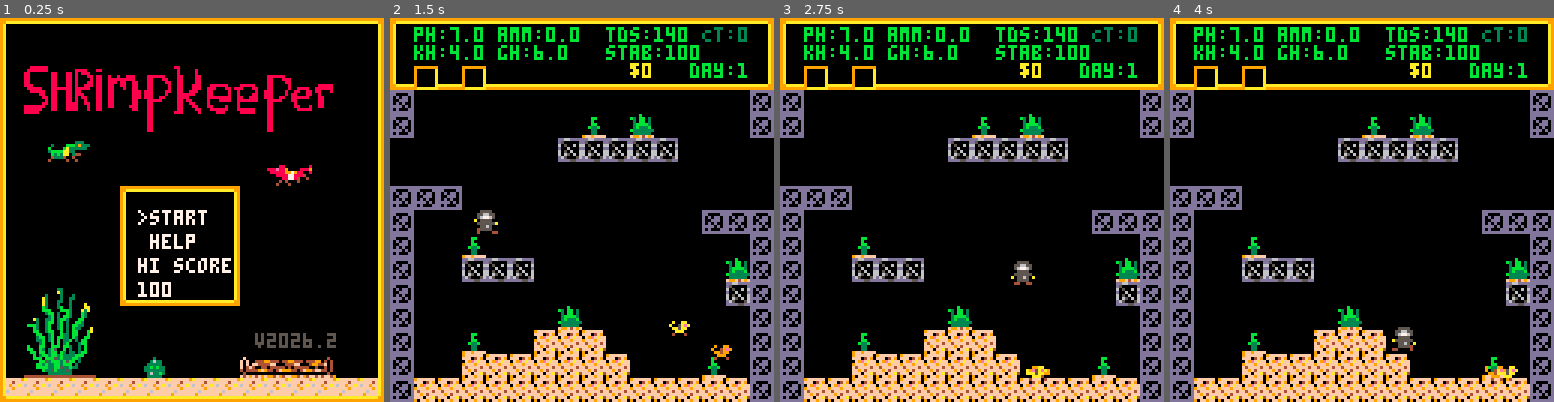
Above: before the commit, frames 1-4 (left to right).
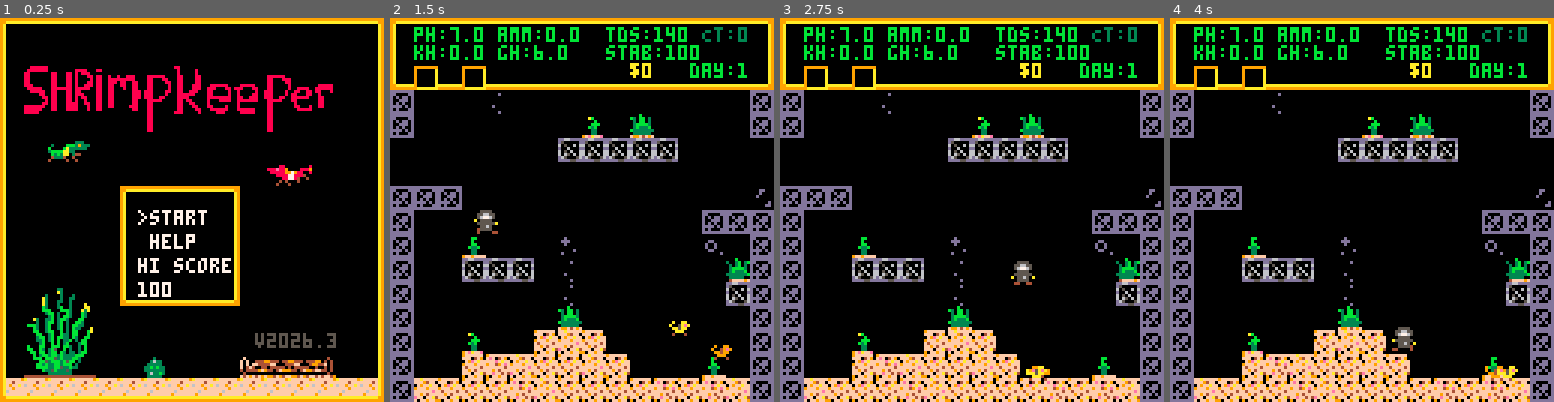
Above: after the commit, the same moments.

Repository: zvxr/shrimpkeeper
Game: PICO-8 cartridge shrimpkeeper.p8
The game is run twice, just before and just after one commit, with the same random seed, the same clock (stepped at 60 frames per second) and the same inputs.
Inputs:
- Up to frame 1 (0.25 s): no input
- Up to frame 2 (1.5 s): tap X (X key) at 0.33, 1.07 s; tap O (Z key) at 0.7 s
- Up to frame 3 (2.75 s): hold Right 1.6-2.1 s; tap O (Z key) at 1.7, 2.1, 2.5 s; tap X (X key) at 1.85 s; hold Up 2.15-2.42 s; hold Right from 2.47 s (still down)
- Up to frame 4 (4 s): tap O (Z key) at 2.9, 3.3, 3.7 s; tap X (X key) at 2.97 s; release Right at 3.03 s; hold Left 3.08-3.58 s; hold Down 3.63-3.97 s

The runs differ from the first frame. In frame 1, less than 0.1% of the frame differs, in the area x 85-88%, y 83-86%; in frame 2, 1.1%, in the area x 6-100%, y 7-100%; in frame 3, 1.1%; in frame 4, 1.1%.

Commit message:
clean-up algae, tds

Diff:
--- a/algae.lua
+++ b/algae.lua
@@ -11,7 +11,8 @@
 end
 
 function algae_bad(x,y)
-	return solid(x,y) or
+	return y<3 or
+		solid(x,y) or
 		(x==60 and y==5) or
 		(x==5 and y==4) or
 		(x==25 and y==4) or
--- a/physics.lua
+++ b/physics.lua
@@ -24,6 +24,9 @@
 			if abs(x) < a.w+a2.w and
 				abs(y) < a.h+a2.h then
 				if a.np!=nil or a2.np!=nil then
+					return false
+				end
+				if a.ap!=nil and a2.ap!=nil then
 					return false
 				end
 				if a.sa!=nil and a2.sa!=nil then
--- a/player.lua
+++ b/player.lua
@@ -35,7 +35,7 @@
 end
 
 function on_disc(a)
-	return disc_ok() and touch_tile(a,33,11)
+	return thr_ok() and touch_tile(a,33,11)
 end
 
 function on_cull(a)
--- a/shop.lua
+++ b/shop.lua
@@ -1,6 +1,6 @@
 function shop_cost()
 	if tank.sm==5 then
-		return tank.ss==1 and 1 or 40
+		return 10
 	end
 	if tank.sm==4 then
 		return tank.ss==1 and 3 or tank.ss==2 and 10 or 20
@@ -14,7 +14,7 @@
 	if tank.sm==2 then
 		return tank.ss==1 and 6 or tank.ss==2 and 24 or 12
 	end
-	return tank.ss==1 and 5 or tank.ss==2 and 10 or tank.ss==3 and 6 or tank.ss==4 and 16 or 30
+	return tank.ss==1 and 5 or tank.ss==2 and 10 or tank.ss==3 and 6 or tank.ss==4 and 8 or 16
 end
 
 function shrimp_price()
@@ -53,15 +53,9 @@
 	local c=shop_cost()
 	if tank.money<c then return end
 	if tank.sm==5 then
-		if tank.ss==1 then
-			if tank.i2>0 then return end
-			tank.i2=49
-		else
-			if tank.f5<1 then return end
-			if tank.i1>0 then return end
-			tank.i1=2
-			tank.f5-=1
-		end
+		if not ha or ha.sa==nil or ha.sa>=5 then return end
+		ha.sa+=1
+		shrimp_size(ha)
 	elseif tank.sm==6 then
 		if tank.ss==1 then
 			tank.gp+=1
@@ -107,15 +101,14 @@
 	elseif tank.ss<4 then
 		if tank.i2>0 then return end
 		tank.i2=48+tank.ss
+	elseif tank.ss<5 then
+		if tank.i2>0 then return end
+		tank.i2=tank.ss==4 and 208 or 48+tank.ss
 	else
-		if tank.ss==5 and tank.f1<1 then return end
 		if tank.i1>0 then return end
-		tank.i1=tank.ss-3
-		if tank.ss==5 then tank.f1-=1 end
-		if tank.i1==1 then
-			tank.i1p=rnd(1)
-			tank.i1b=rnd(1)<0.5
-		end
+		tank.i1=1
+		tank.i1p=rnd(1)
+		tank.i1b=rnd(1)<0.5
 	end
 	tank.money-=c
 	if tank.sm==6 then sfx(3) end
@@ -132,11 +125,18 @@
 			tank.sm=0
 		end
 		return
+	elseif tank.sm==5 then
+		if btnp(5) and ha and ha.sa!=nil and ha.sa<5 and tank.money>=10 then
+			buy_shop()
+		elseif btnp(4) then
+			tank.sm=0
+		end
+		return
 	end
 	if btnp(2) then
 		tank.ss=max(1,tank.ss-1)
 	elseif btnp(3) then
-		tank.ss=min((tank.sm==5 or tank.sm==7) and 2 or (tank.sm==2 or tank.sm==6) and 3 or 5,tank.ss+1)
+		tank.ss=min(tank.sm==7 and 2 or (tank.sm==2 or tank.sm==5 or tank.sm==6) and 3 or 5,tank.ss+1)
 	elseif btnp(5) then
 		buy_shop()
 	elseif btnp(4) then
@@ -169,11 +169,18 @@
 			print("z exit",46,72,7)
 		end
 	elseif tank.sm==5 then
-		print("fine",52,28,7)
-		draw_shop_row(1,48,"water",1)
-		draw_shop_row(2,58,"fancy ("..tank.f5..")",40,tank.f5<1)
+		if ha and ha.sa!=nil and ha.sa<5 then
+			print("grow shop",36,40,7)
+			print("grow age?",38,56,7)
+			print("x $10  z no",38,72,7)
+		else
+			print("grow shop",36,40,7)
+			print("bring fry",38,56,7)
+			print("to age",46,66,7)
+			print("z exit",46,78,7)
+		end
 	elseif tank.sm==4 then
-		print("discount",40,28,7)
+		print("thrift",44,28,7)
 		draw_shop_row(1,38,"water",3)
 		draw_shop_row(2,48,"moss ("..tank.m4..")",10,tank.m4<1)
 		draw_shop_row(3,58,"fancy ("..tank.f4..")",20,tank.f4<1)
@@ -196,7 +203,7 @@
 		draw_shop_row(1,38,"water",5)
 		draw_shop_row(2,48,"kh+",10)
 		draw_shop_row(3,58,"gh+",6)
-		draw_shop_row(4,68,"snail",16)
-		draw_shop_row(5,78,"fancy ("..tank.f1..")",30,tank.f1<1)
-	end
-end
+		draw_shop_row(4,68,"tds+",8)
+		draw_shop_row(5,78,"snail",16)
+	end
+end
--- a/shrimpkeeper.p8
+++ b/shrimpkeeper.p8
@@ -14,7 +14,7 @@
 #include player.lua
 #include spawn.lua
 
-ver="v2026.2"
+ver="v2026.3"
 
 function init_title()
 	gs=0
@@ -105,7 +105,7 @@
 	camera(room_x*128,room_y*128)
 	map(room_x*16,room_y*16,room_x*128,room_y*128,16,16)
 	if plant_ok() then spr(12,25*8,4*8) end
-	if disc_ok() then spr(14,33*8,11*8) end
+	if thr_ok() then spr(14,33*8,11*8) end
 	if cull_ok() then spr(15,30*8,10*8) end
 	if tank.day>=12 then spr(13,45*8,5*8) end
 	if tank.day>=19 then spr(31,53*8,4*8) end
@@ -346,26 +346,58 @@
 
 
 
+…(32 lines of a section not shown)…
 __gff__
 0003030303000000000202000000000003030303030000000002000003000200030303030000000000000000000202000303030303000000000000000000000000000200000000000000000000000000000000000000000000000000000000000303030000000000000000000000000000000000000000000000000000000000
-0000000000000000000000000000000000000000000000000000000000000000000000000000000000000000000000000000000000000000000000000000000000000000000000000000000000000000000000000000000000000000000000000000000000000000000000000000000000000000000000000000000000000000
+0000000000000000000000000000000000000000000000000000000000000000000000000000000000000000000000000000000000000000000000000000000003000202000000000000000000000000030000000000000000000000000000000000000000000000000000000000000000000000000000000000000000000000
 __map__
 0102020202020202020202020202020301020202020202020202020202020203010202020202020202020202020202030102020202020202020202020202020300000000000000000000000000000000000000000000000000000000000000000000000000000000000000000000000000000000000000000000000000000000
 1100000000000000000000000000001311000000000000000000000000000013110000000000000000000000000000131100000000000000000000000000001300000000000000000000000000000000000000000000000000000000000000000000000000000000000000000000000000000000000000000000000000000000
 2112221222222222222222222222222321122212222222222222222222222223211222122222222222222222222222232112221222222222222222222222222300000000000000000000000000000000000000000000000000000000000000000000000000000000000000000000000000000000000000000000000000000000
-0900000000000000000000000000000909000000000000000000000000000009090000000000000000000000000000090900000000000000000000000000000900000000000000000000000000000000000000000000000000000000000000000000000000000000000000000000000000000000000000000000000000000000
-09000000000b0000000000000000000909000000000000004100400000000009090000000000000000000000000000090900000041004100000000000000000900000000000000000000000000000000000000000000000000000000000000000000000000000000000000000000000000000000000000000000000000000000
-090000000a0a00000000000000000000000000000000000a0a0a0a0a00000000000000000000000042004100400040090900001919191919000000000b00000900000000000000000000000000000000000000000000000000000000000000000000000000000000000000000000000000000000000000000000000000000000
-090000000000000000000000000000000000000000000000000000000000000000000000000000000a191919191919090900000a0a0a0a0a0000000a0a00000900000000000000000000000000000000000000000000000000000000000000000000000000000000000000000000000000000000000000000000000000000000
-090000000000000000000000000909090909090000000000000000000000000000000000000000000a0a0a0a0a0a0a090900000000000000000000000000000900000000000000000000000000000000000000000000000000000000000000000000000000000000000000000000000000000000000000000000000000000000
-0900000000000000000000000000000909000000000000000000000000090909090909000000000000000000000000090900000000000000000000000000000900000000000000000000000000000000000000000000000000000000000000000000000000000000000000000000000000000000000000000000000000000000
-0900000000000000000000000000000909000041000000000000000000000009090000004344450000000000000000000000000000000000000000000000410900000000000000000000000000000000000000000000000000000000000000000000000000000000000000000000000000000000000000000000000000000000
-091919190000000000000000000000090900000a0a0a00000000000000004009090000005354550000000000000000000000000000000000000000000019190900000000000000000000000000000000000000000000000000000000000000000000000000000000000000000000000000000000000000000000000000000000
-0909090900000000000000000000000909000000000000000000000000000a09090050526364650000000000000000000000000000000000000000001919190900000000000000000000000000000000000000000000000000000000000000000000000000000000000000000000000000000000000000000000000000000000
-0900000000000000000000000000000909000000000000400000000000000009091919197374750000000000000000090900000000000000400042191919190900000000000000000000000000000000000000000000000000000000000000000000000000000000000000000000000000000000000000000000000000000000
-0900000000000000000000001919190909000041000019191900000000000009091919191919190000000000400a0a090900000000000019191919191919190900000000000000000000000000000000000000000000000000000000000000000000000000000000000000000000000000000000000000000000000000000000
-0900005051515200400019191919190909000019191919191919000000410009091919191919191900410000191919090900400000191919191919191919190900000000000000000000000000000000000000000000000000000000000000000000000000000000000000000000000000000000000000000000000000000000
-0919191919191919191919191919190909191919191919191919191919191909091919191919191919191919191919090919191919191919191919191919190900000000000000000000000000000000000000000000000000000000000000000000000000000000000000000000000000000000000000000000000000000000
+0900000000000000000000000000000909000000f2000000000000000000000909000000000000000000000000000009090000f200000000000000000000000900000000000000000000000000000000000000000000000000000000000000000000000000000000000000000000000000000000000000000000000000000000
+09000000000b000000000000000000090900000000000000d3004000000000090900000000000000e1000000000000090900e3e14100d30000000000f100000900000000000000000000000000000000000000000000000000000000000000000000000000000000000000000000000000000000000000000000000000000000
+090000000a0a00000000000000000000000000000000000a0a0a0a0a00000000000000000000000042004100d2004009090000c2c2c319c3000000000b00000900000000000000000000000000000000000000000000000000000000000000000000000000000000000000000000000000000000000000000000000000000000
+090000000000000000000000000000000000000000000000000000000000000000000000000000000a1919c21919c2090900000a0a0a0a0a0000000a0a00000900000000000000000000000000000000000000000000000000000000000000000000000000000000000000000000000000000000000000000000000000000000
+090000f1000000e20000000000090909090909000000000000000000000000f3e3000000000000000a0a0a0a0a0a0a090900000000000000e20000000000000900000000000000000000000000000000000000000000000000000000000000000000000000000000000000000000000000000000000000000000000000000000
+090000e3000000f2000000000000000909000000000000000000000000090909090909000000000000000000000000090900000000000000e30000000000000900000000000000000000000000000000000000000000000000000000000000000000000000000000000000000000000000000000000000000000000000000000
+09000000000000f2000000000000000909000041000000e20000000000e1000909000000434445000000000000000000000000f300000000f20000000000410900000000000000000000000000000000000000000000000000000000000000000000000000000000000000000000000000000000000000000000000000000000
+09c2c319000000000000e300000000090900000a0a0a00f2000000000000d20909000000535455000000f1000000000000000000f3000000f200000000c2190900000000000000000000000000000000000000000000000000000000000000000000000000000000000000000000000000000000000000000000000000000000
+0909090900000000000000000000000909000000000000f20000000000000a090900505263646500000000000000000000000000000000000000000019c2c30900000000000000000000000000000000000000000000000000000000000000000000000000000000000000000000000000000000000000000000000000000000
+090000000000000000f30000000000090900000000000040000000000000000909c319c2737475000000f20000000009090000000000000040004219c319190900000000000000000000000000000000000000000000000000000000000000000000000000000000000000000000000000000000000000000000000000000000
+0900e100000000000000000019c2c309090000d3000019c3190000000000000909c219c3c219190000000000400a0a09090000000000001919c219191919190900000000000000000000000000000000000000000000000000000000000000000000000000000000000000000000000000000000000000000000000000000000
+0900005051515200d200c319c219190909000019c2c31919c3190000004100090919c21919c319c300d3000019c3c20909f2d20000c2c319191919c21919c20900000000000000000000000000000000000000000000000000000000000000000000000000000000000000000000000000000000000000000000000000000000
+0919c2c2c319c3c2191919191919c20909c3191919c2c319191919c219c2c30909c3c3191919c219c319c3c21919c30909c219c3191919c319c219c3c3c3190900000000000000000000000000000000000000000000000000000000000000000000000000000000000000000000000000000000000000000000000000000000
 0102020202020202020202020202020301020202020202020202020202020203010202020202020202020202020202030000000000000000000000000000000000000000000000000000000000000000000000000000000000000000000000000000000000000000000000000000000000000000000000000000000000000000
 110000000000000000000000000000131100000000000000000000000000001311b8b9bebfba8b8c8d000000000000130000000000000000000000000000000000000000000000000000000000000000000000000000000000000000000000000000000000000000000000000000000000000000000000000000000000000000
 11464748494a4b4c4d4e4f4b666700131100464748494a4b4c4d4e4f4b666713211222128f9b9c9d9e9f2222222222230000000000000000000000000000000000000000000000000000000000000000000000000000000000000000000000000000000000000000000000000000000000000000000000000000000000000000
--- a/tank.lua
+++ b/tank.lua
@@ -3,7 +3,7 @@
 		ph=7.0,
 		amm=0.0,
 		stab=100,
-		kh=4.0,
+		kh=0,
 		gh=6.0,
 		tds=140,
 		money=0,
@@ -133,12 +133,15 @@
 	return s
 end
 
-function disc_ok()
+function thr_ok()
 	local a=false
 	local b=false
 	local c=false
 	local d=false
 	for e in all(ent) do
+		if e.sa!=nil and e.sp<0.5 then
+			return true
+		end
 		if e.np!=nil then
 			local x=flr(e.x/16)
 			if x==0 then
@@ -214,7 +217,7 @@
 end
 
 function cull_ok()
-	return max_pur()>=5
+	return adult_n()>0
 end
 
 function plant_ok()
@@ -263,11 +266,11 @@
 	local u=false
 	if not tank.pu and plant_ok() then tank.pu=true u=true end
 	if not tank.su and tank.day>=12 then tank.su=true u=true end
-	if not tank.du and disc_ok() then tank.du=true u=true end
+	if not tank.du and thr_ok() then tank.du=true u=true end
 	if not tank.fu and cull_ok() then tank.fu=true u=true end
 	if not tank.gu and tank.day>=19 then tank.gu=true u=true end
 	if not tank.hu and ph_ok() then tank.hu=true u=true end
-	if u then sfx(8) end
+	if u then sfx(7) end
 	if tank.t>=1500 then
 		tank.t=0
 		tank.day+=1
@@ -357,8 +360,10 @@
 		elseif tank.i2==50 then
 			tank.stab-=20
 			tank.kh+=3
-			tank.gh+=2
 			tank.tds+=40
+		elseif tank.i2==208 then
+			tank.stab-=15
+			tank.tds+=100
 		elseif tank.i2==192 then
 			tank.ph+=0.1
 		else
Not shown, changed: 64 lines of the sprite sheet (__gfx__) section of shrimpkeeper.p8
Not shown, changed: the sound effects (__sfx__) section of shrimpkeeper.p8
Not shown, changed: CHANGELOG.md
Not shown, changed: DOCS.md
Not shown, changed: INSTRUCTIONS.md
Not shown, changed: shrimpkeeper.p8.png
